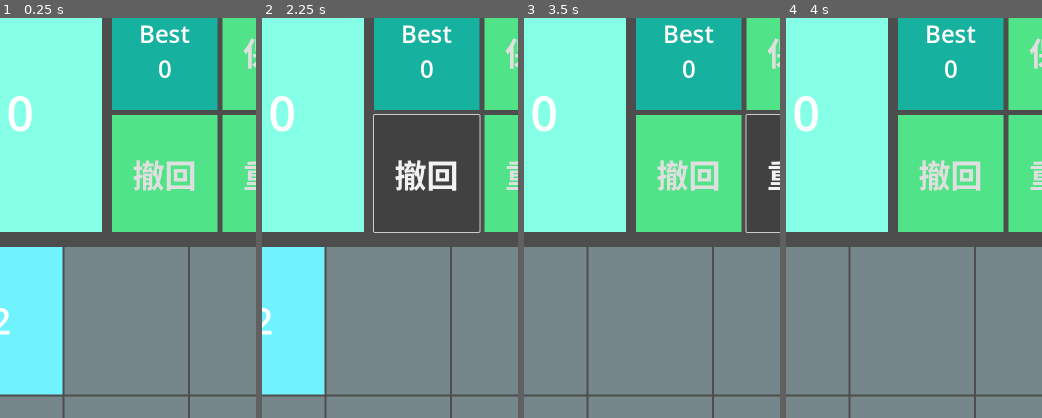
Above: before the commit, frames 1-4 (left to right).
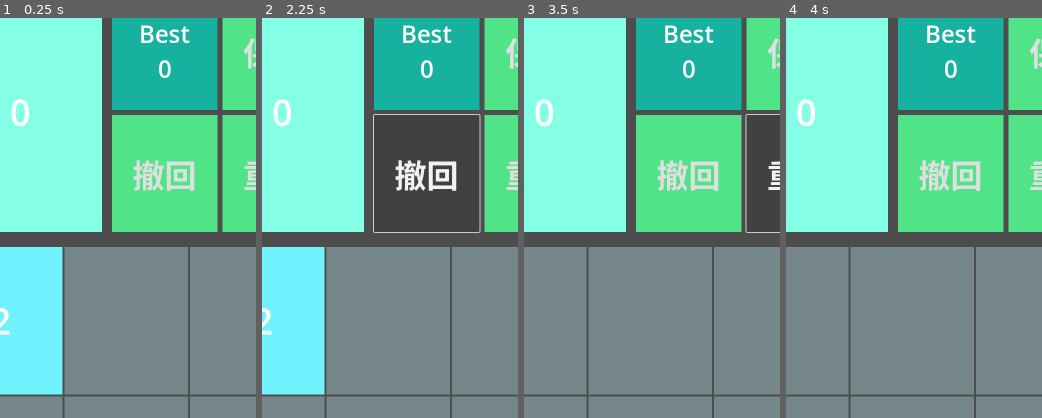
Above: after the commit, the same moments.

Repository: liphx/Godot-2048
Game: Godot game, scene res://2048.tscn
Same seed, same stepped clock (60 frames per second), same inputs: the game is played once before the commit and once after it.
Inputs (mouse positions are % of the whole screen's width and height, from its top left):
- Up to frame 1 (0.25 s): no input
- Up to frame 2 (2.25 s): click "保存" at 0.5 s; click "加载" at 1.25 s; click "撤回" at 2 s
- Up to frame 3 (3.5 s): click "重置" at 2.75 s
- Up to frame 4 (4 s): tap Enter at 3.5 s; move the mouse to (76, 45) at 3.52 s; hold Right (right) from 3.53 s (still down); click (76, 45) at 3.67 s
The pictures show only the part of the screen within x 13-63%, y 0-50%; the shares and areas given below are measured in that part.

The runs differ from the first frame. In frame 1, 0.5% of the frame differs, in the area x 3-13%, y 19-29%; in frame 2, 0.5%; in frame 3, 0.5%; in frame 4, 0.5%.

Commit message:
2024-09-12 22:47:50

Diff:
--- a/2048.gd
+++ b/2048.gd
@@ -153,7 +153,7 @@
     $body/HBoxContainer/score.set_text(str(score))
     $body/HBoxContainer/VBoxContainer/HBoxContainer/best_score.set_text("Best\n" + str(best_score))
     if game_over:
-        $body/HBoxContainer/VBoxContainer/HBoxContainer/best_score.set_text("Game Over!")
+        $body/HBoxContainer/VBoxContainer/HBoxContainer/best_score.set_text("Game\nOver !")
 
 func _on_exit_pressed() -> void:
     get_tree().quit()
--- a/2048.tscn
+++ b/2048.tscn
@@ -51,7 +51,7 @@
 size_flags_horizontal = 3
 size_flags_vertical = 1
 size_flags_stretch_ratio = 0.5
-theme_override_font_sizes/font_size = 96
+theme_override_font_sizes/font_size = 72
 theme_override_styles/normal = SubResource("StyleBoxFlat_fp11j")
 horizontal_alignment = 1
 vertical_alignment = 1
